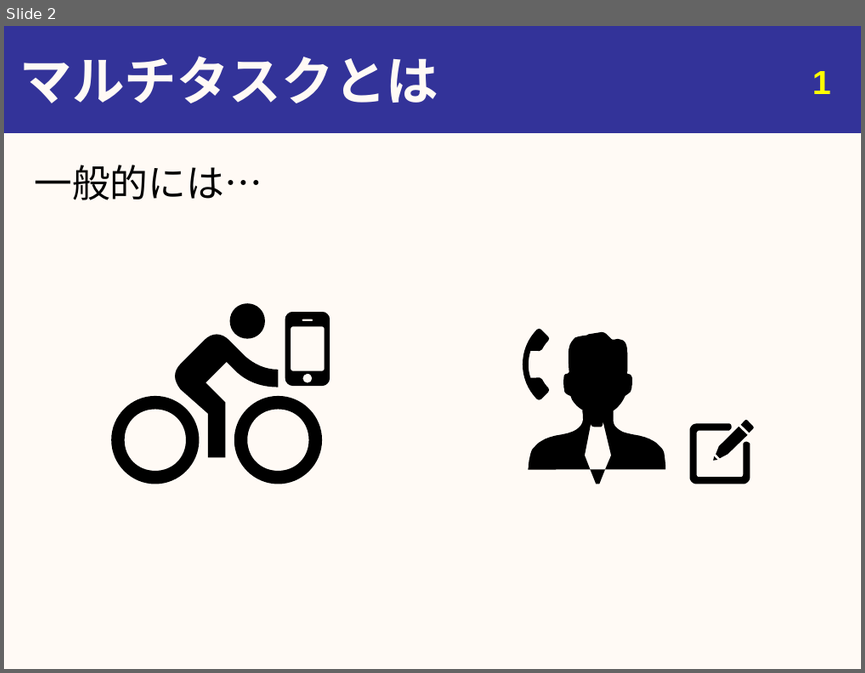
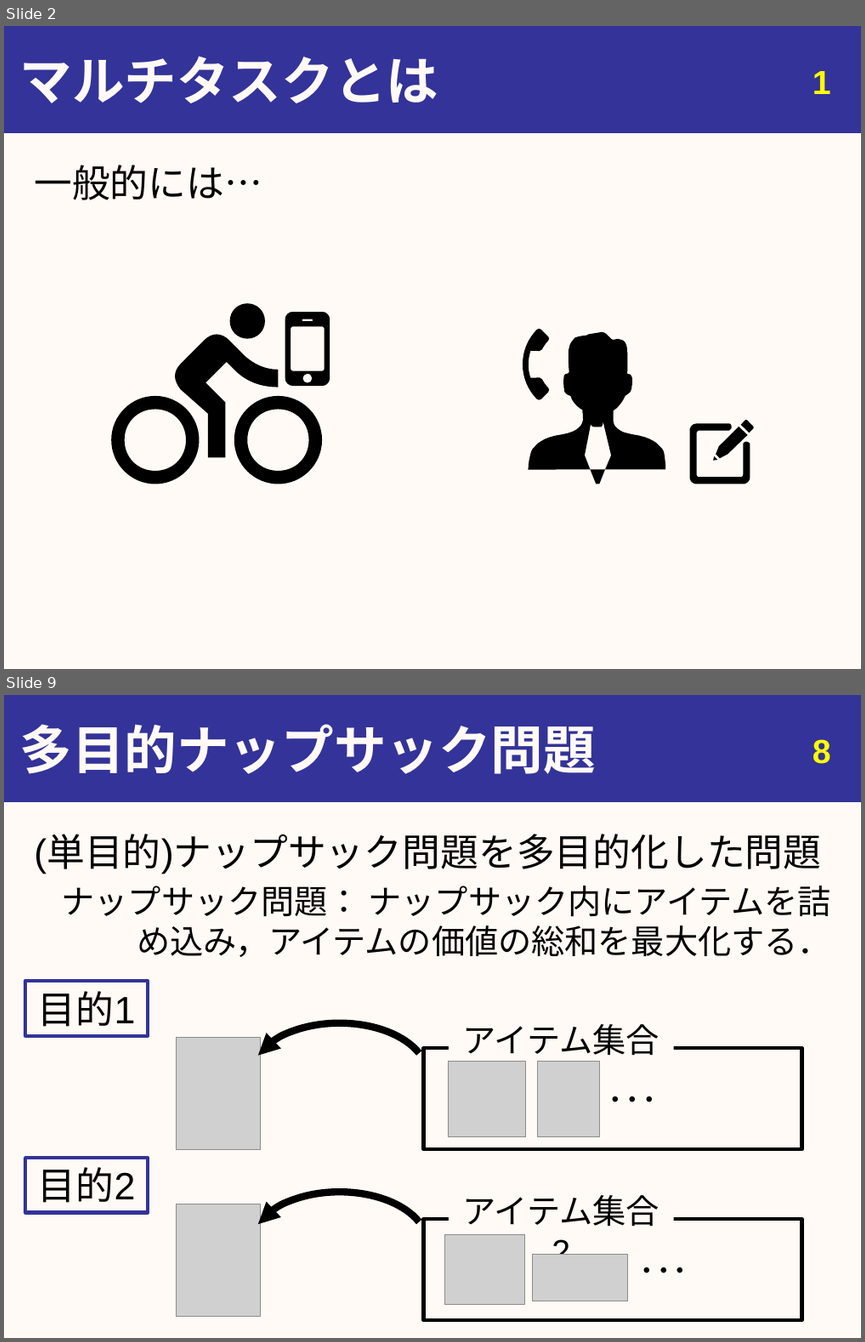
Before and after one commit to youle921/Slide-maintain, a slide deck: abstract/Slides/bachelor_thesis.pptx. Shown one above the other, each under a label of ours: slide 2 before the commit, slides 2 and 9 after it; the slides between them are not shown. The pictures are 865x673 and 865x1342 pixels, drawn with LibreOffice and Linux fonts; fonts in the diff are those of the drawing; grey boxes stand for pictures. Boxes give left, top, right and bottom in pixels: in the first picture for what was removed or moved away, otherwise in the second. Text is boxed around its words. In the diff, an @@ line names an element or a change of style, - is before the commit and + after.

```diff
--- a/abstract/Slides/bachelor_thesis.pptx
+++ b/abstract/Slides/bachelor_thesis.pptx
@@ slide 9 added at box(4, 695, 861, 1338), background #FFFAF5; not listed: 1 template element that a slide beside it also shows @@
@@ title added at box(19, 724, 596, 774), 44 pt, text #FFFAF5, bold @@
+多目的ナップサック問題
@@ page number added at box(812, 739, 831, 764), 28 pt, text #FFFF00, bold @@
+8
@@ text added at box(34, 835, 831, 957), 28 pt, text #000000 @@
+(単目的)ナップサック問題を多目的化した問題
+ナップサック問題： ナップサック内にアイテムを詰め込み，アイテムの価値の総和を最大化する．
@@ rectangle added at box(25, 981, 148, 1036), outline #333399 3 pt, 32 pt, text #000000 @@
+目的1
@@ group added at box(177, 1023, 802, 1149): 3 pictures, 2 texts, 1 rectangle, 1 arc (boxed as its full ellipse) @@
+アイテム集合1
+･･･
@@ rectangle added at box(25, 1157, 148, 1213), outline #333399 3 pt, 32 pt, text #000000 @@
+目的2
@@ group added at box(177, 1192, 802, 1320): 3 pictures, 2 texts, 1 rectangle, 1 arc (boxed as its full ellipse) @@
+アイテム集合2
+･･･
```
Also in this commit, not shown: 15 slides changed, 3 other slides added, 2 slides removed, 9 other files.
